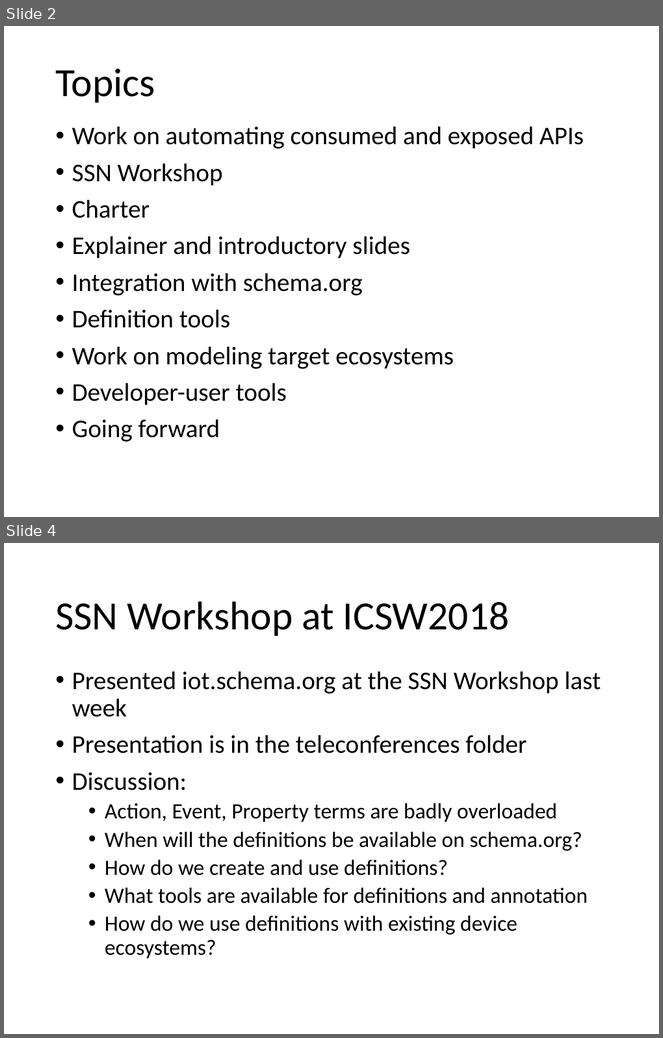
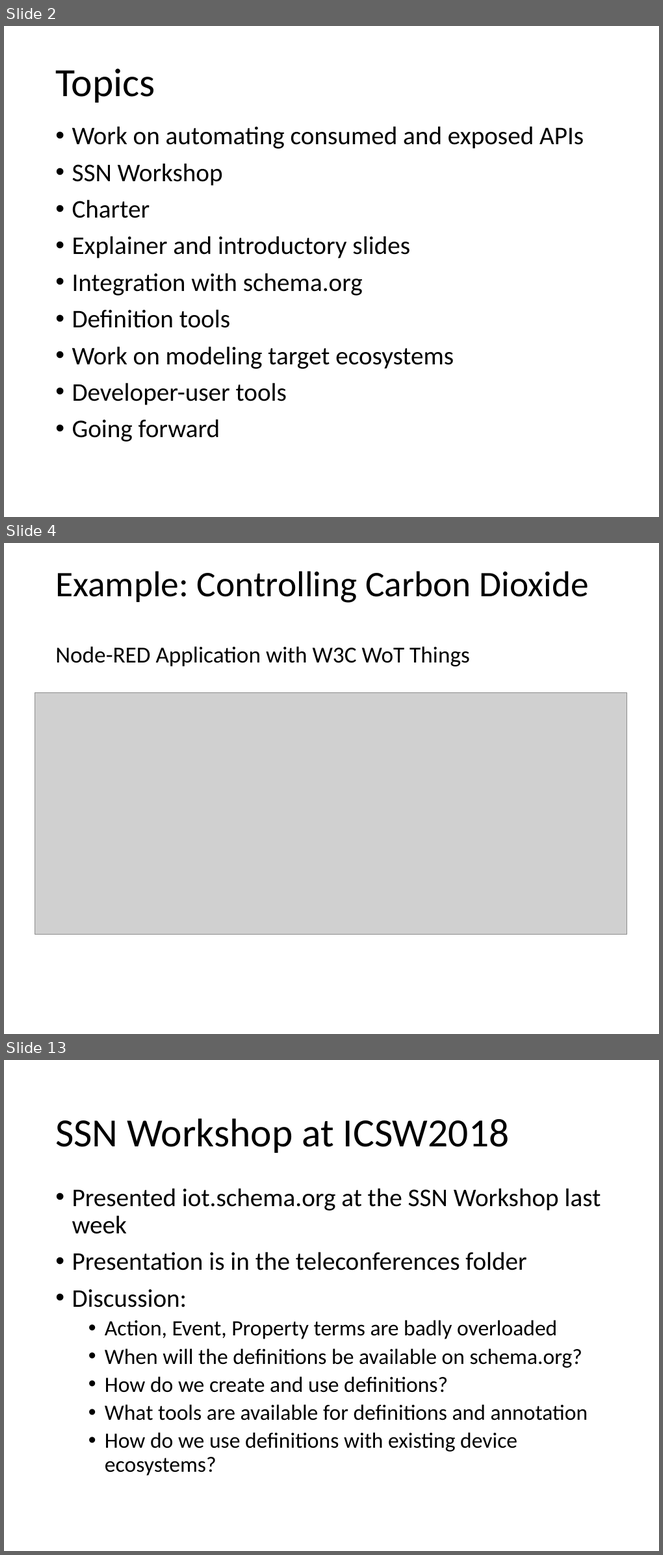
Before and after one commit to iot-schema-collab/teleconferences, a slide deck: iotschema-status-20181026.pptx. Shown one above the other, each under a label of ours: slides 2 and 4 before the commit, slides 2, 4 and 13 after it; the slides between them are not shown. The pictures are 663x1038 and 663x1555 pixels, drawn with LibreOffice and Linux fonts; fonts in the diff are those of the drawing; grey boxes stand for pictures. Boxes give left, top, right and bottom in pixels: in the first picture for what was removed or moved away, otherwise in the second. Text is boxed around its words. In the diff, an @@ line names an element or a change of style, - is before the commit and + after.

Commit message:
Concept: iot.schema.org for Node-RED.

```diff
--- a/iotschema-status-20181026.pptx
+++ b/iotschema-status-20181026.pptx
@@ slide 4 added at (x1=4, y1=543, x2=659, y2=1034), background #FFFFFF @@
@@ title added at (x1=55, y1=571, x2=589, y2=667), 25.2 pt, text #000000 @@
+Example: Controlling Carbon Dioxide
+Node-RED Application with W3C WoT Things
@@ picture added at (x1=35, y1=693, x2=627, y2=935) @@
@@ what was slide 4 is now slide 13 @@
```
Also in this commit, not shown: 4 slides changed, 8 other slides added, 1 other file.
